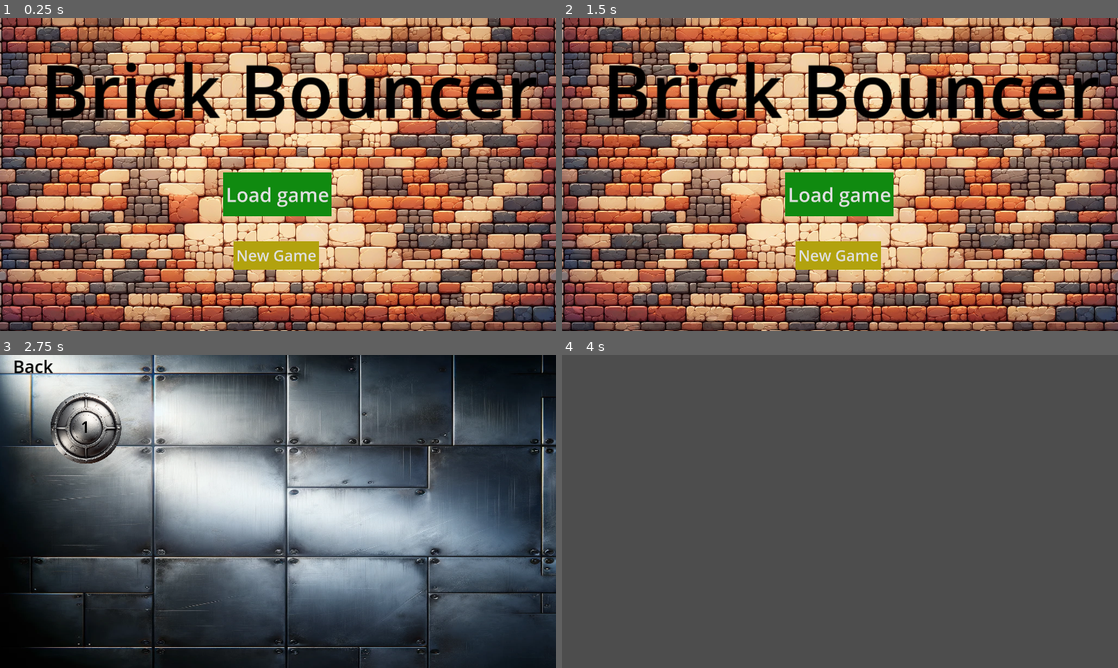
Above: before the commit, frames 1-4 (two rows, left to right).
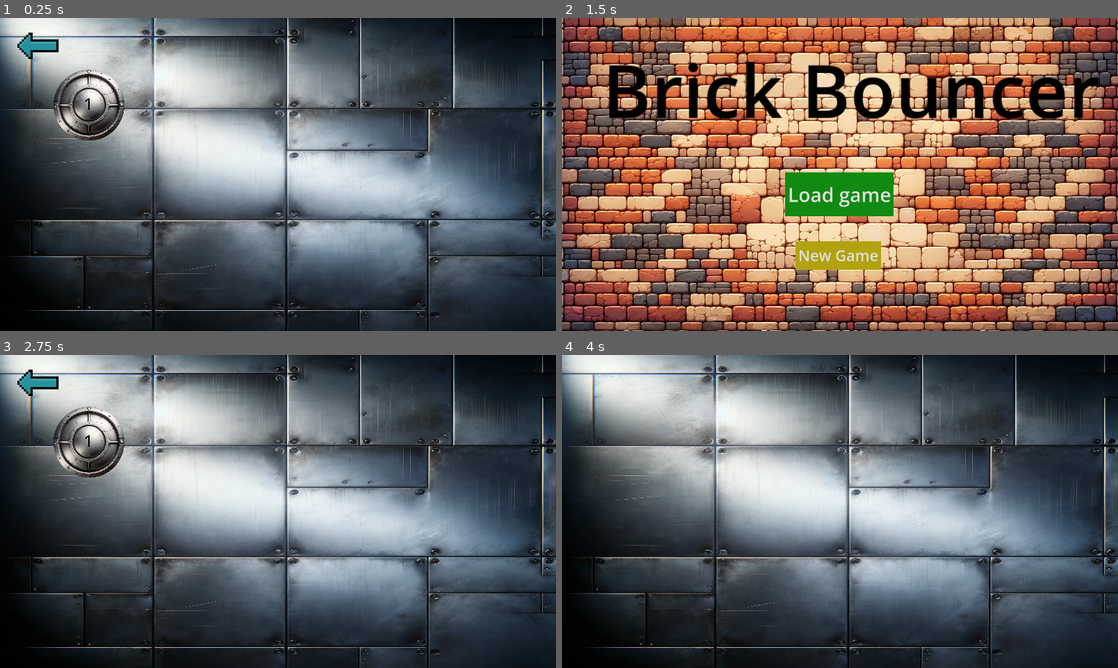
Above: after the commit, the same moments.

Repository: madzyzz/BrickBouncer
Game: Godot game, scene res://Scenes/level_menu_scene.tscn
Same seed, same stepped clock (60 frames per second), same inputs: the game is played once before the commit and once after it. Before the commit the project starts from res://Scenes/Opening_scene.tscn.
Inputs (mouse positions are in pixels of both pictures, inside the frame that each line leads up to; where the layout moved, square brackets give the same spot in the first picture):
- Up to frame 1 (0.25 s): no input
- Up to frame 2 (1.5 s): click (840, 193) at 0.5 s, where only the run before the commit has a clickable "Load game"; click (595, 46) [595, 30] at 1.25 s
- Up to frame 3 (2.75 s): click "Load game" at 2 s
- Up to frame 4 (4 s): tap Enter at 2.75 s; move the mouse to (645, 426) at 2.77 s; click (645, 426) at 2.92 s; tap Space at 3.5 s; move the mouse to (728, 527) at 3.52 s; click (728, 527) at 3.67 s

The runs differ from the first frame. In frame 1, 98% of the frame differs, in the area x 0-100%, y 0-100%; in frame 2, nothing differs; in frame 3, 2.9%; in frame 4, 86%.

Commit message:
Fixes UI

Diff:
--- a/Scenes/back_button.gd
+++ b/Scenes/back_button.gd
@@ -1,5 +1,23 @@
 extends Button
 
+func _ready() -> void:
+	$BackArrow.mouse_filter = Control.MOUSE_FILTER_IGNORE
 
 func _on_pressed() -> void:
 	get_tree().change_scene_to_file("res://Scenes/Opening_scene.tscn")
+
+
+func _on_mouse_entered() -> void:
+	modulate = Color(1, 1, 1, 0.7)
+
+
+func _on_mouse_exited() -> void:
+	modulate = Color(1, 1, 1, 1)
+
+
+func _on_button_down() -> void:
+	modulate = Color(1, 0.5, 0.5, 1)
+
+
+func _on_button_up() -> void:
+	modulate = Color(1, 1, 1, 1)
--- a/Scenes/level_1_scene.tscn
+++ b/Scenes/level_1_scene.tscn
@@ -1,3 +1,12 @@
-[gd_scene format=3 uid="uid://c6i0anlhp2h1w"]
+[gd_scene load_steps=2 format=3 uid="uid://c6i0anlhp2h1w"]
+
+[ext_resource type="Texture2D" uid="uid://bdmtwlgfg5p4m" path="res://Images/Background Images/metal_background.png" id="1_vbgtp"]
 
 [node name="Level_1_scene" type="Node2D"]
+
+[node name="TextureRect" type="TextureRect" parent="."]
+offset_top = -17.0
+offset_right = 1792.0
+offset_bottom = 1007.0
+scale = Vector2(0.715363, 0.744657)
+texture = ExtResource("1_vbgtp")
--- a/Scenes/level_menu_scene.tscn
+++ b/Scenes/level_menu_scene.tscn
@@ -1,8 +1,9 @@
-[gd_scene load_steps=7 format=3 uid="uid://de8ir4p0ne1gj"]
+[gd_scene load_steps=8 format=3 uid="uid://de8ir4p0ne1gj"]
 
 [ext_resource type="Texture2D" uid="uid://bdmtwlgfg5p4m" path="res://Images/Background Images/metal_background.png" id="1_uamik"]
 [ext_resource type="Texture2D" uid="uid://02r41b00kw3w" path="res://Images/Level images/MetalLevel.png" id="2_j6skk"]
 [ext_resource type="Script" path="res://Scenes/back_button.gd" id="2_yncd1"]
+[ext_resource type="Texture2D" uid="uid://6st3m31hxact" path="res://sprites/Blue_arrow.png" id="3_5il0x"]
 [ext_resource type="Script" path="res://Scripts/level_buttons.gd" id="3_lma2g"]
 
 [sub_resource type="StyleBoxEmpty" id="StyleBoxEmpty_wtu7p"]
@@ -19,13 +20,11 @@
 texture = ExtResource("1_uamik")
 
 [node name="Back_button" type="Button" parent="."]
-offset_left = 2.0
-offset_top = -5.0
-offset_right = 152.0
-offset_bottom = 58.0
-theme_override_colors/font_color = Color(0, 0, 0, 1)
-theme_override_colors/font_pressed_color = Color(0.27, 0.27, 0.27, 1)
-theme_override_colors/font_hover_color = Color(0.290196, 0.290196, 0.290196, 1)
+offset_left = 17.0
+offset_top = 28.0
+offset_right = 147.985
+offset_bottom = 106.28
+theme_override_colors/icon_disabled_color = Color(0, 0, 0, 1)
 theme_override_font_sizes/font_size = 40
 theme_override_styles/focus = SubResource("StyleBoxEmpty_wtu7p")
 theme_override_styles/disabled_mirrored = SubResource("StyleBoxEmpty_wtu7p")
@@ -38,17 +37,32 @@
 theme_override_styles/pressed = SubResource("StyleBoxEmpty_wtu7p")
 theme_override_styles/normal_mirrored = SubResource("StyleBoxEmpty_wtu7p")
 theme_override_styles/normal = SubResource("StyleBoxEmpty_wtu7p")
-text = "Back"
 script = ExtResource("2_yncd1")
+
+[node name="BackArrow" type="TextureRect" parent="Back_button"]
+layout_mode = 0
+offset_left = -12.0
+offset_top = -44.0
+offset_right = 148.0
+offset_bottom = 116.0
+texture = ExtResource("3_5il0x")
 
 [node name="Level_buttons" type="Control" parent="."]
 layout_mode = 3
-anchors_preset = 0
-offset_right = 40.0
-offset_bottom = 40.0
+anchors_preset = 8
+anchor_left = 0.5
+anchor_top = 0.5
+anchor_right = 0.5
+anchor_bottom = 0.5
+offset_left = -20.0
+offset_top = -20.0
+offset_right = 20.0
+offset_bottom = 20.0
+grow_horizontal = 2
+grow_vertical = 2
 
 [node name="Level_1" type="Sprite2D" parent="Level_buttons"]
-position = Vector2(196, 165)
+position = Vector2(223, 217)
 scale = Vector2(0.2, 0.2)
 texture = ExtResource("2_j6skk")
 script = ExtResource("3_lma2g")
@@ -69,6 +83,10 @@
 theme_override_font_sizes/font_size = 180
 text = "1"
 
+[connection signal="button_down" from="Back_button" to="Back_button" method="_on_button_down"]
+[connection signal="button_up" from="Back_button" to="Back_button" method="_on_button_up"]
+[connection signal="mouse_entered" from="Back_button" to="Back_button" method="_on_mouse_entered"]
+[connection signal="mouse_exited" from="Back_button" to="Back_button" method="_on_mouse_exited"]
 [connection signal="pressed" from="Back_button" to="Back_button" method="_on_pressed"]
 [connection signal="mouse_entered" from="Level_buttons/Level_1/Area2D" to="Level_buttons/Level_1" method="_on_area_2d_mouse_entered"]
 [connection signal="mouse_exited" from="Level_buttons/Level_1/Area2D" to="Level_buttons/Level_1" method="_on_area_2d_mouse_exited"]
--- a/Scripts/level_buttons.gd
+++ b/Scripts/level_buttons.gd
@@ -1,17 +1,40 @@
 extends Sprite2D
 
 var is_mouse_within = false
+var is_button_pressed = false
 
 func _on_area_2d_mouse_entered() -> void:
 	is_mouse_within = true
-	modulate = Color(1, 1, 1, 0.7)
+	modulate = Color(1, 1, 1, 0.7)  # Make the button semi-transparent when hovered
 
 func _on_area_2d_mouse_exited() -> void:
 	is_mouse_within = false
-	modulate = Color(1, 1, 1, 1)
+	modulate = Color(1, 1, 1, 1)  # Reset to full opacity when the mouse leaves
+
+func _process(_delta: float) -> void:
+	var mouse_pos = get_global_mouse_position()
+	var is_mouse_actually_within = _is_mouse_over_button(mouse_pos)
+
+	if is_mouse_within and not is_mouse_actually_within:
+		# Mouse has left the button but the exit signal did not fire
+		_on_area_2d_mouse_exited()
+	elif not is_mouse_within and is_mouse_actually_within:
+		# Mouse has entered the button but the entered signal did not fire
+		_on_area_2d_mouse_entered()
 
 func _input(event: InputEvent) -> void:
-	if event is InputEventMouseButton:
-		if event.pressed and is_mouse_within:
-			# Change the scene directly when the button is clicked
+	if event is InputEventMouseButton and is_mouse_within:
+		if event.pressed:
 			get_tree().change_scene_to_file("res://Scenes/level_1_scene.tscn")
+
+
+func _is_mouse_over_button(mouse_pos: Vector2) -> bool:
+	if texture:
+		# Adjust the size and radius of the circle
+		var texture_size = texture.get_size() * 0.2  # Scale the texture size if needed
+		var radius = texture_size.x / 2  # Assuming the texture is square (or use min dimension)
+		var center = global_position  # Center of the circle is the node's global position
+
+		# Check if the mouse is within the circle
+		return mouse_pos.distance_to(center) <= radius
+	return false
--- a/project.godot
+++ b/project.godot
@@ -11,7 +11,7 @@
 [application]
 
 config/name="Brick Bouncer"
-run/main_scene="res://Scenes/Opening_scene.tscn"
+run/main_scene="res://Scenes/level_menu_scene.tscn"
 config/features=PackedStringArray("4.3", "Mobile")
 config/icon="res://icon.svg"
 
Binary file added: sprites/Blue_arrow.png
Not shown, added: sprites/Blue_arrow.png.import
